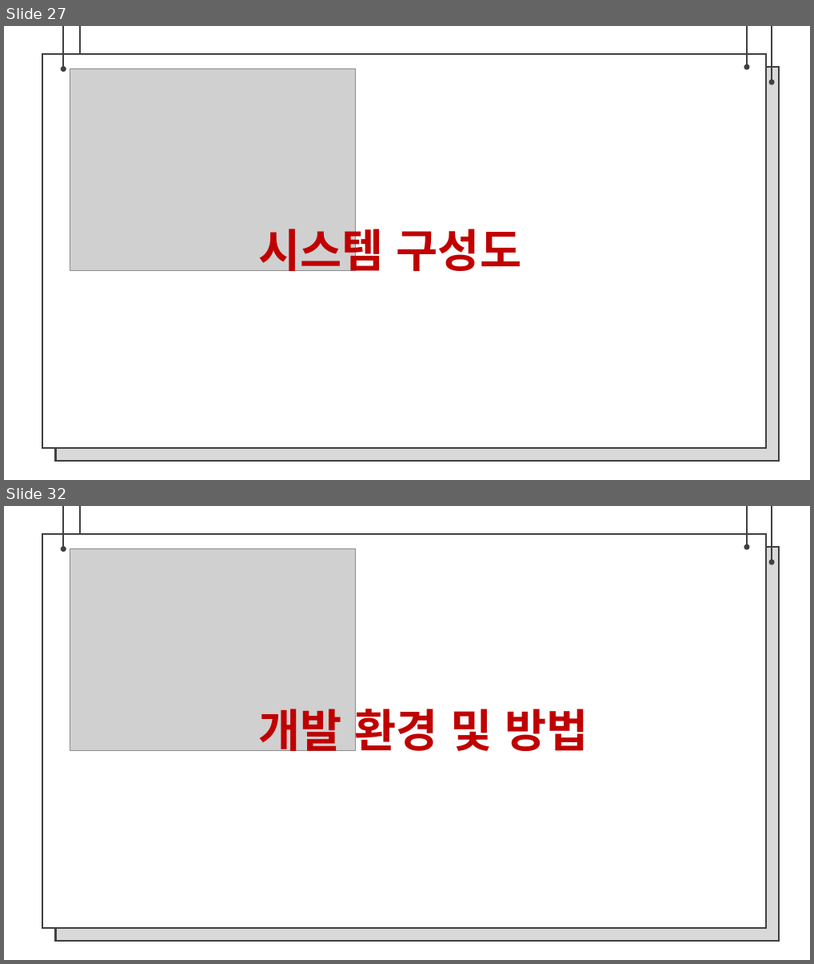
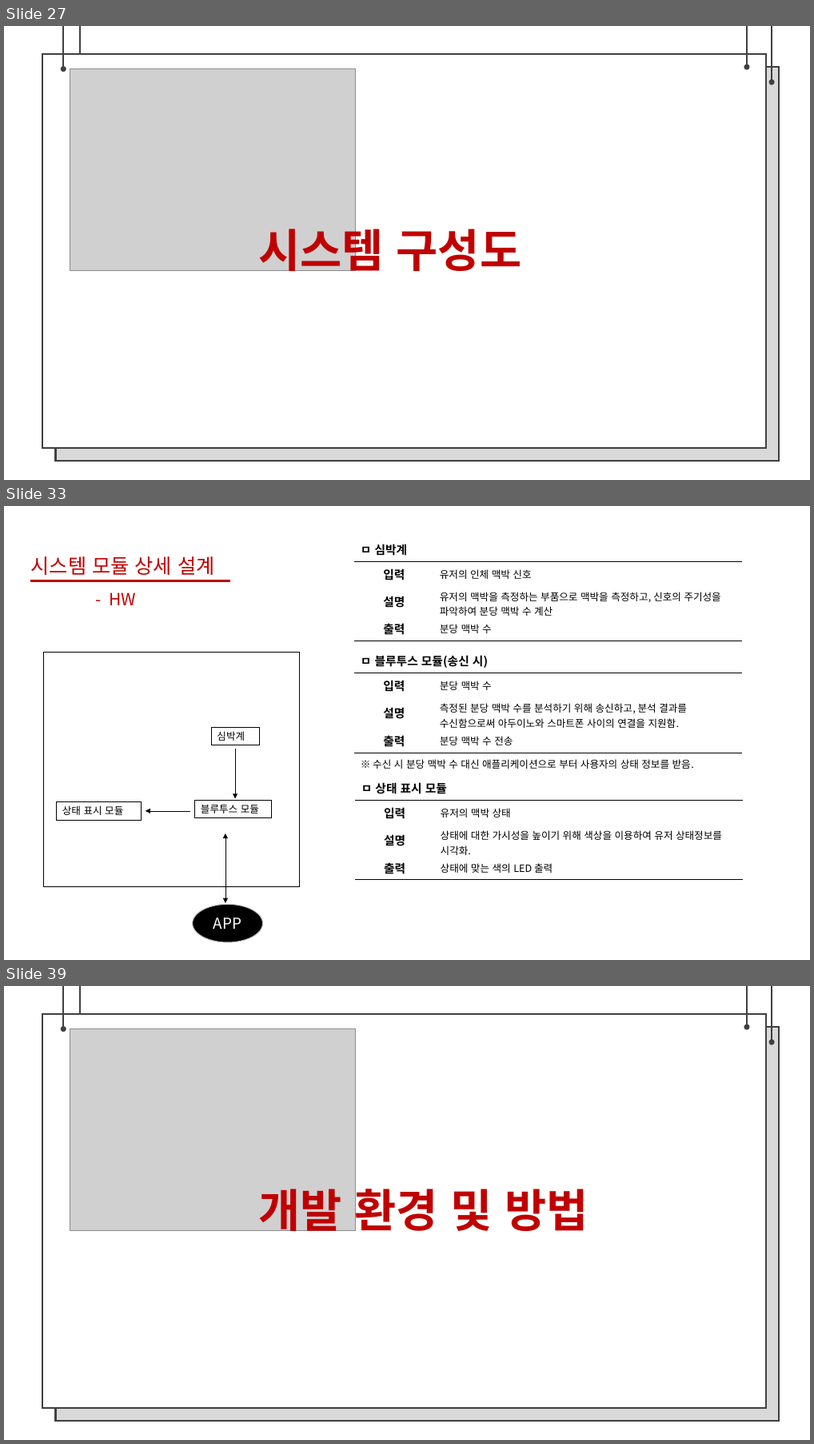
Before and after one commit to bajahoe/gitchana, a slide deck: 제안서 팀장 조동윤, 팀원 임종운.pptx. Shown one above the other, each under a label of ours: slides 27 and 32 before the commit, slides 27, 33 and 39 after it; the slides between them are not shown. The pictures are 814x964 and 814x1444 pixels, drawn with LibreOffice and Linux fonts; fonts in the diff are those of the drawing; grey boxes stand for pictures; background and template pictures are left out. Boxes give left, top, right and bottom in pixels: in the first picture for what was removed or moved away, otherwise in the second. Text is boxed around its words. In the diff, an @@ line names an element or a change of style, - is before the commit and + after.

Commit message:
자료 업데이트
발표자료 재 작성
제안서 내 사용자 상태정보 구조 변경(시각 - > 날짜, 시간)
그냥 사진

```diff
--- a/제안서 팀장 조동윤, 팀원 임종운.pptx
+++ b/제안서 팀장 조동윤, 팀원 임종운.pptx
@@ slide 33 added at <box>4,506,810,960</box>, background #FFFFFF @@
@@ table added at <box>355,537,743,641</box>, 4 rows, 2 columns @@
+ㅁ 심박계 | 
+입력 | 유저의 인체 맥박 신호
+설명 | 유저의 맥박을 측정하는 부품으로 맥박을 측정하고, 신호의 주기성을 파악하여 분당 맥박 수 계산
+출력 | 분당 맥박 수
@@ text added at <box>31,556,214,575</box>, 24 pt, text #C00000 @@
+시스템 모듈 상세 설계
@@ line added from (30, 581) to (231, 581), #C00000 2.25 pt @@
@@ text added at <box>109,592,136,605</box>, 20 pt, text #C00000 @@
+- HW
@@ table added at <box>355,648,743,753</box>, 4 rows, 2 columns @@
+ㅁ 블루투스 모듈(송신 시) | 
+입력 | 분당 맥박 수
+설명 | 측정된 분당 맥박 수를 분석하기 위해 송신하고, 분석 결과를 수신함으로써 아두이노와 스마트폰 사이의 연결을 지원함.
+출력 | 분당 맥박 수 전송
@@ rectangle added at <box>44,652,300,887</box>, outline #000000 1 pt @@
@@ rectangle added at <box>211,727,259,745</box>, outline #000000 0.75 pt, 12 pt, text #000000 @@
+심박계
@@ arrow added from (235, 748) to (235, 799), #000000 0.5 pt @@
@@ text added at <box>373,759,694,768</box>, 12 pt, text #000000 @@
+※ 수신 시 분당 맥박 수 대신 애플리케이션으로 부터 사용자의 상태 정보를 받음.
@@ table added at <box>355,776,744,880</box>, 4 rows, 2 columns @@
+ㅁ 상태 표시 모듈 | 
+입력 | 유저의 맥박 상태
+설명 | 상태에 대한 가시성을 높이기 위해 색상을 이용하여 유저 상태정보를 시각화.
+출력 | 상태에 맞는 색의 LED 출력
@@ rectangle added at <box>57,802,142,820</box>, outline #000000 0.75 pt, 12 pt, text #000000 @@
+상태 표시 모듈
@@ arrow added from (190, 811) to (146, 811), #000000 0.5 pt @@
@@ rectangle added at <box>194,800,271,818</box>, outline #000000 0.75 pt, 12 pt, text #000000 @@
+블루투스 모듈
@@ double arrow added from (226, 833) to (226, 903), #000000 0.5 pt @@
@@ ellipse added at <box>193,904,263,942</box>, fill #000000, outline #BFBFBF 1 pt, 18 pt, text #FFFFFF @@
+APP
@@ what was slide 32 is now slide 39 @@
```
Also in this commit, not shown: 6 slides changed, 11 other slides added, 2 other files.
